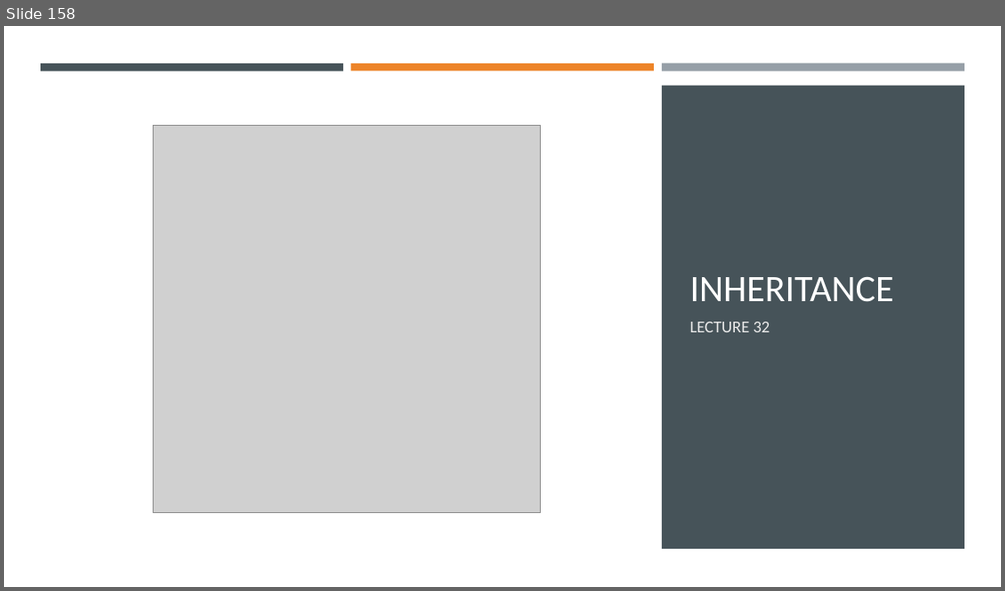
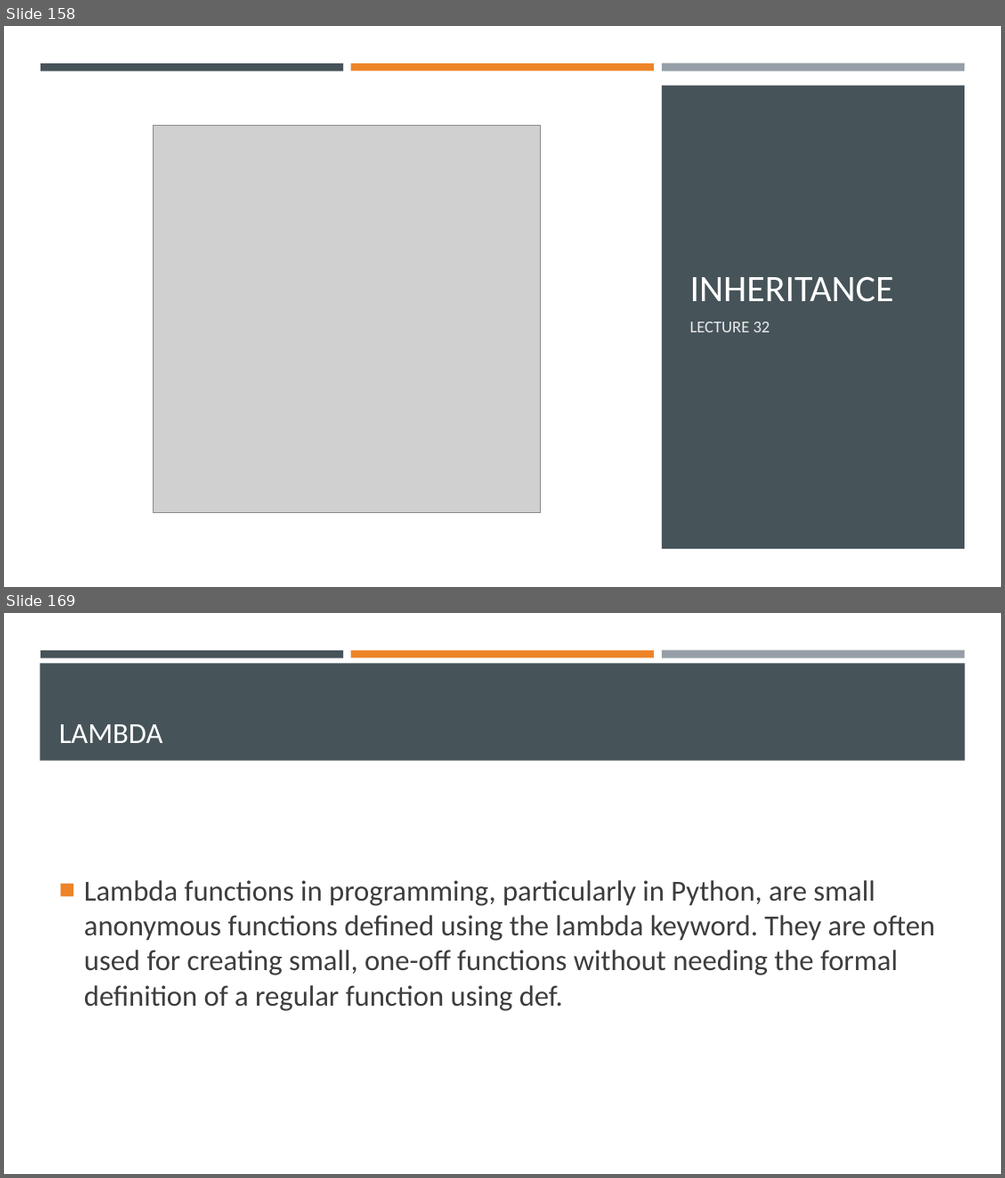
Before and after one commit to Ghost0396/iot, a slide deck: python/Python 3.pptx. Shown one above the other, each under a label of ours: slide 158 before the commit, slides 158 and 169 after it; the slides between them are not shown. The pictures are 1005x591 and 1005x1178 pixels, drawn with LibreOffice and Linux fonts; fonts in the diff are those of the drawing; grey boxes stand for pictures. Boxes give left, top, right and bottom in pixels: in the first picture for what was removed or moved away, otherwise in the second. Text is boxed around its words. In the diff, an @@ line names an element or a change of style, - is before the commit and + after.

```diff
--- a/python/Python 3.pptx
+++ b/python/Python 3.pptx
@@ slide 169 added at <box>4,613,1001,1174</box>, background #FFFFFF @@
@@ rectangle added at <box>40,663,965,761</box>, fill #465359 @@
@@ rectangle added at <box>40,650,343,657</box>, fill #465359 @@
@@ rectangle added at <box>351,650,654,657</box>, fill #ED8428 @@
@@ rectangle added at <box>662,650,964,658</box>, fill #969FA7 @@
@@ title added at <box>59,724,163,743</box>, 28 pt, text #FFFFFF @@
+LAMBDA
@@ text added at <box>84,880,935,1011</box>, 28 pt, text #3D3D3D @@
+■ Lambda functions in programming, particularly in Python, are small anonymous functions defined using the lambda keyword. They are often used for creating small, one-off functions without needing the formal definition of a regular function using def.
```
Also in this commit, not shown: 19 other slides added, 2 other files.
